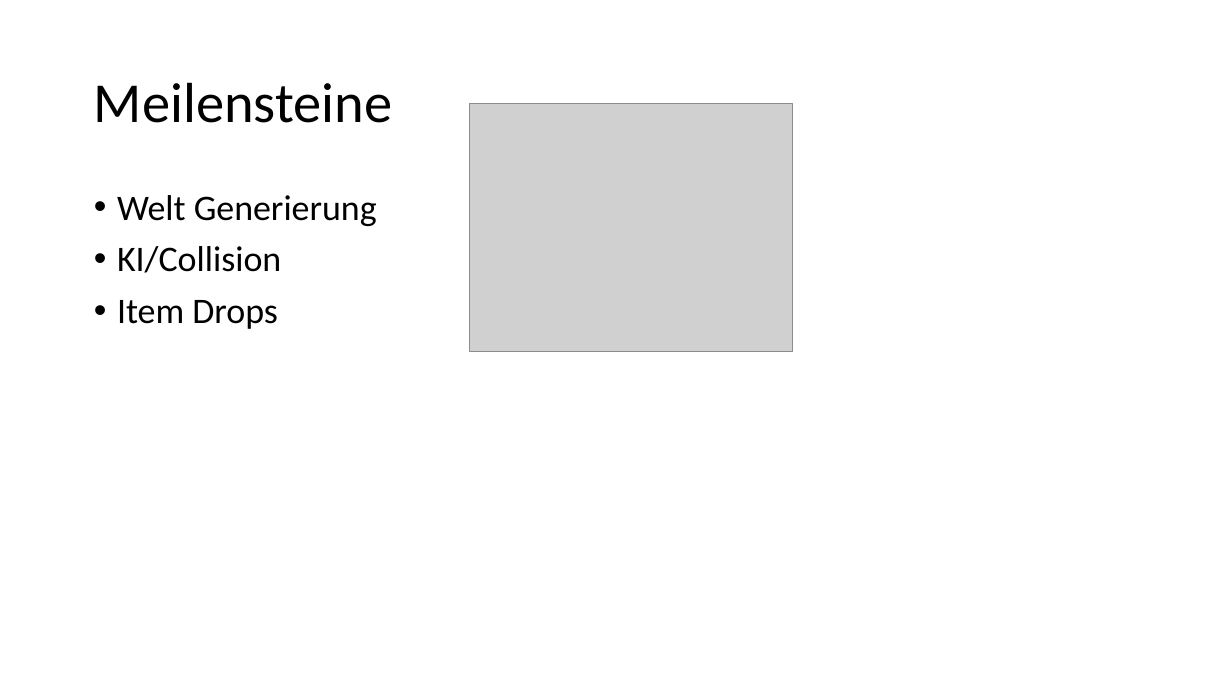
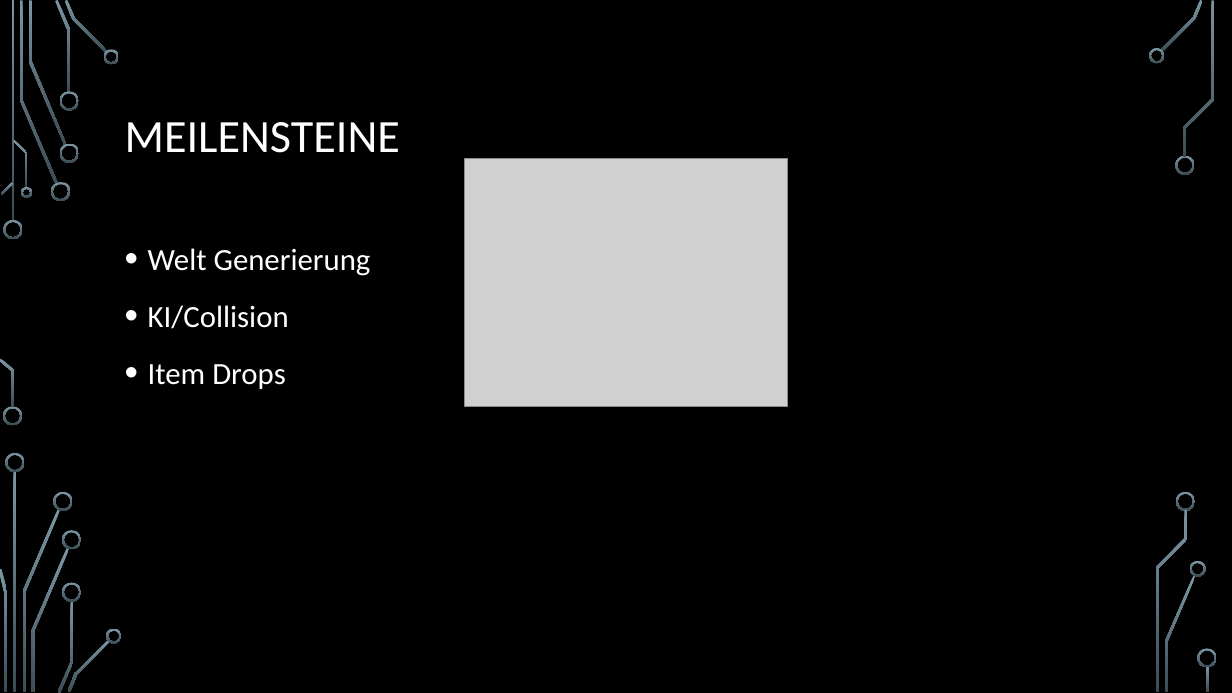
Before and after one commit to nielsq/CreativeNonSense, a slide deck: slide 13 of 12-Skymensions-JanzenQuanzJonetzko.pptx. Drawn at 1232x693 pixels with LibreOffice and Linux fonts; fonts in the diff are those of the drawing; grey boxes stand for pictures; background and template pictures are left out. Boxes give left, top, right and bottom in pixels: in the first picture for what was removed or moved away, otherwise in the second. Text is boxed around its words. In the diff, an @@ line names an element or a change of style, - is before the commit and + after.

Commit message:
Präsi Design

```diff
--- a/12-Skymensions-JanzenQuanzJonetzko.pptx
+++ b/12-Skymensions-JanzenQuanzJonetzko.pptx
@@ background #FFFFFF to picture (left out) @@
@@ title at [125, 122, 400, 153]: text changed; size 44 to 36 pt; text colour #000000 to #FFFFFF @@
-Meilensteine
+MEILENSTEINE
@@ picture: place and size @@
-picture at [470, 104, 793, 351]
+picture at [465, 158, 787, 406]
@@ text "Welt Generierung": place and size @@
-text "Welt Generierung" at [117, 195, 377, 329]
+text "Welt Generierung" at [148, 248, 371, 389]
@@ text "Welt Generierung" at [148, 248, 371, 389]: size 28 to 24 pt, text colour #000000 to #FFFFFF; line spacing 0.9 to 1.2 @@
@@ group added at [0, 0, 1217, 693]: 33 freeform shapes, 3 rectangles @@
```
Also in this commit, not shown: 12 other slides changed.
